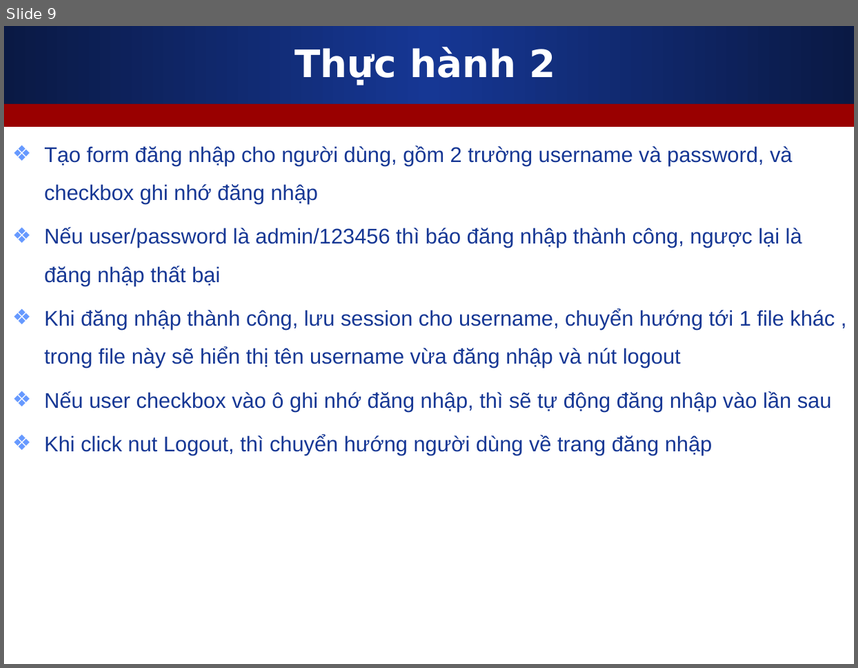
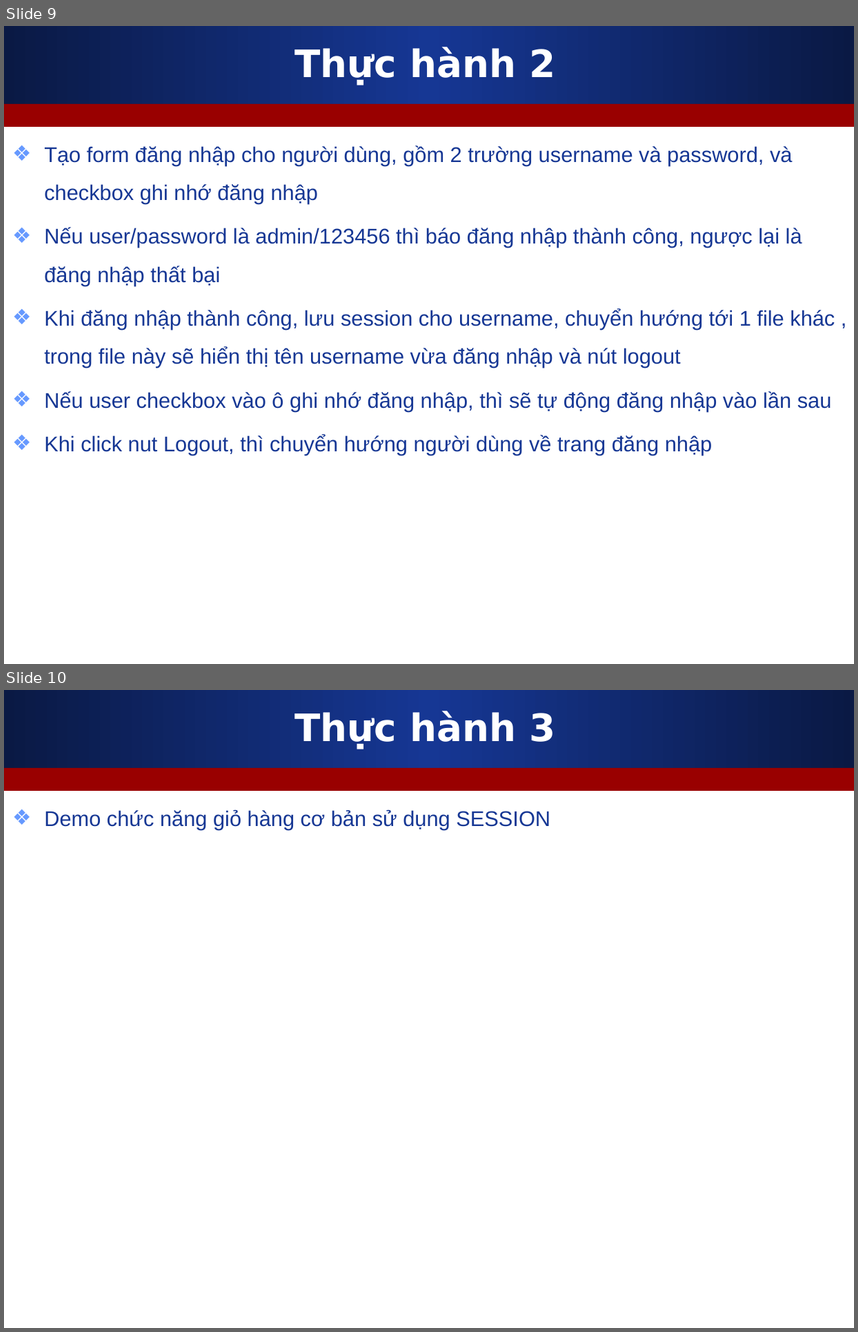
Before and after one commit to nguyenvietmanhit/php1019e2, a slide deck: Day17_6_Session_Cookie/Slides/1_Session_Cookie.ppt. Shown one above the other, each under a label of ours: slide 9 before the commit, slides 9 and 10 after it. The pictures are 858x668 and 858x1332 pixels, drawn with LibreOffice and Linux fonts; fonts in the diff are those of the drawing. Boxes give left, top, right and bottom in pixels: in the first picture for what was removed or moved away, otherwise in the second. Text is boxed around its words. In the diff, an @@ line names an element or a change of style, - is before the commit and + after.

```diff
--- a/Day17_6_Session_Cookie/Slides/1_Session_Cookie.ppt
+++ b/Day17_6_Session_Cookie/Slides/1_Session_Cookie.ppt
@@ slide 10 added at box(4, 690, 854, 1328), background #FFFFFF; not listed: 2 template elements that a slide beside it also shows @@
@@ title added at box(295, 711, 555, 749), 32 pt, text #FFFFFF, bold @@
+Thực hành 3
@@ text added at box(44, 809, 550, 829), 18 pt, text #163794 @@
+❖ Demo chức năng giỏ hàng cơ bản sử dụng SESSION
```
Also in this commit, not shown: 1 other file.
